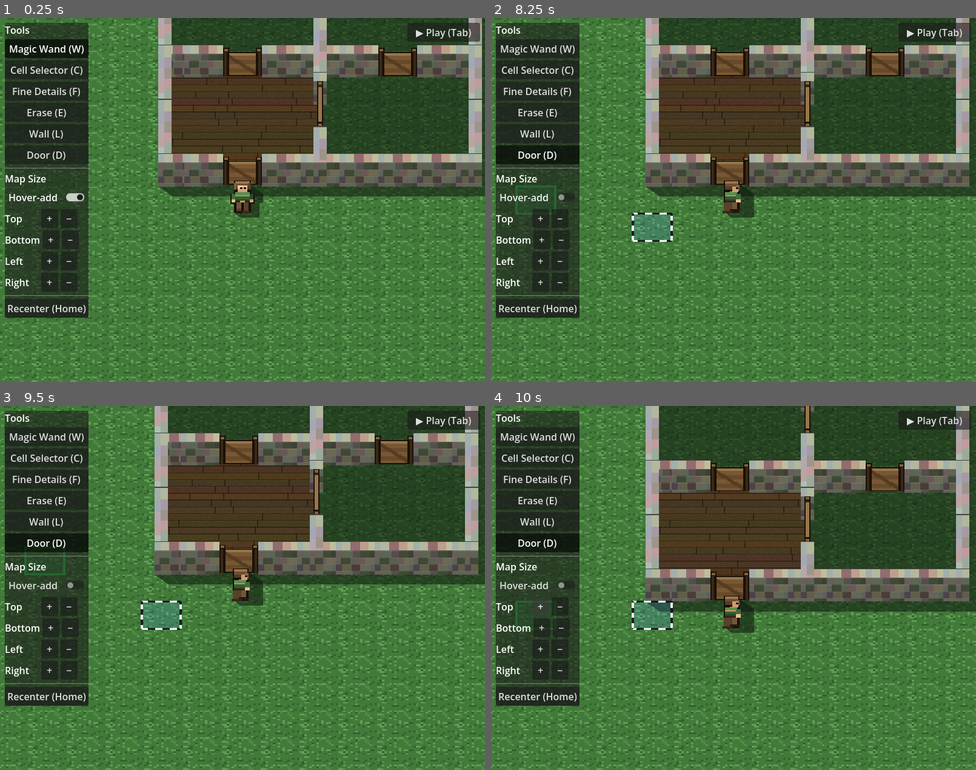
Above: before the commit, frames 1-4 (two rows, left to right).
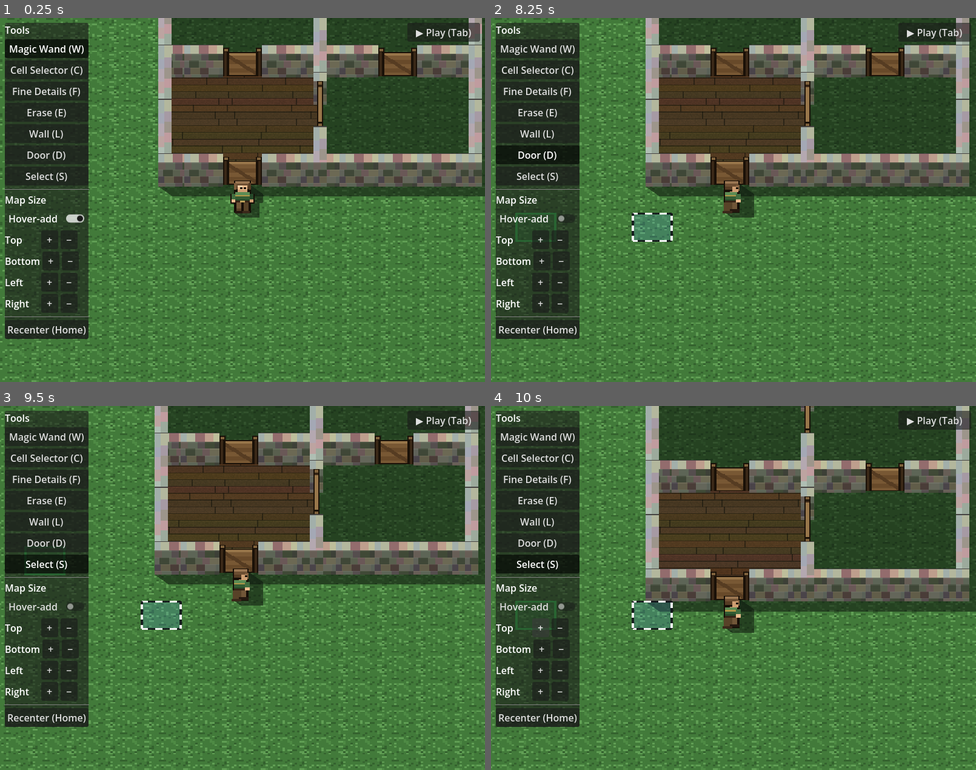
Above: after the commit, the same moments.

Repository: Malcolm-Malloy/grid-quest
Game: Godot game, scene res://main.tscn
The game is run twice, just before and just after one commit, with the same random seed, the same clock (stepped at 60 frames per second) and the same inputs.
Inputs (mouse positions are in pixels of both pictures, inside the frame that each line leads up to):
- Up to frame 1 (0.25 s): no input
- Up to frame 2 (8.25 s): click "▶ Play (Tab)" at 0.5 s; click "■ Edit (Tab)" at 1.25 s; click "▶ Play (Tab)" at 2 s; tap Enter at 2.75 s; move the mouse to (840, 181) at 2.77 s; hold Right (ui_right) 2.78-3.5 s; tap R at 2.85 s; click (840, 181) at 2.92 s; drag from (636, 218) to (709, 272) at 3.52 s; click "Magic Wand (W)" at 4.25 s; click "Cell Selector (C)" at 5 s; click "Fine Details (F)" at 5.75 s; click "Wall (L)" at 6.5 s; click "Door (D)" at 7.25 s; click "Hover-add" at 8 s
- Up to frame 3 (9.5 s): click (48, 562) at 8.75 s, where only the run after the commit has a clickable "Select (S)"
- Up to frame 4 (10 s): click "+" at 9.5 s

The runs differ from the first frame. In frame 1, 2.4% of the frame differs, in the area x 0-19%, y 40-89%; in frame 2, 2.5%; in frame 3, 2.9%; in frame 4, 2.9%, in the area x 0-19%, y 36-89%.

Commit message:
Properties inspector + Select (S) tool for doors and walls
Layer 2 of door authoring: a right-side inspector that edits the selected
object's authored settings live, on the Play/Edit + authored-state foundation.

- ui/inspector.gd: right-docked panel (own CanvasLayer, EDIT-only, shown only
  with a selection). Door -> orientation flip (structural, rebuilds via MapIO),
  open-by-default + swing toggles (live via obstacles). Wall -> colour swatches.
  Holds the selected CELL, so a rebuild can't strand a freed node. Each edit is
  one undo entry.
- floor_manager.gd: Mode.SELECT + _select_at loads a door/wall into the
  inspector (green cell hover, no map edit).
- tool_strip.gd: Select (S) button.
- main.tscn: Inspector CanvasLayer.
- dev/capture.gd: GQ_SELECT hook to drive the inspector headlessly.

Verified: selecting a door shows orientation/open/swing reflecting current
state (open toggle ON for an authored-open door); selecting a wall shows the
colour palette with the current colour disabled.

Co-Authored-By: Claude Opus 4.8 <noreply@anthropic.com>

Diff:
--- a/dev/capture.gd
+++ b/dev/capture.gd
@@ -167,6 +167,17 @@
 					obsd.set_door_open(dc, f[2] == "1")
 					obsd.set_door_swing(dc, f[3] == "1")
 
+	# GQ_SELECT="x,y" drives the Select tool at a cell so the properties inspector shows that object
+	# (door or wall), for verifying the inspector headlessly (the tool strip can't be clicked here).
+	var sel := OS.get_environment("GQ_SELECT")
+	if sel != "":
+		var sp := sel.split(",")
+		if sp.size() == 2:
+			var fmsel := main.get_node_or_null("World/FloorManager")
+			if fmsel:
+				fmsel.set_mode(6) # Mode.SELECT
+				fmsel._select_at(Vector2(int(sp[0]) * 32 + 16, int(sp[1]) * 32 + 16))
+
 	# GQ_SAVE="name" writes the current level to user://maps/name.json (after the setup above)
 	var save_name := OS.get_environment("GQ_SAVE")
 	if save_name != "":
--- a/floors/floor_manager.gd
+++ b/floors/floor_manager.gd
@@ -45,9 +45,10 @@
 #           back to indoors (the inverse of ERASE opening a room), free via the MapIO rebuild.
 #   DOOR  - add a door on the clicked cell (a wall there becomes a doorway). Orientation auto-follows
 #           the wall run it bridges; R flips the default used when placing in open space.
+#   SELECT- click a door or wall to load it into the properties inspector (no map edit itself).
 # Cell/Fine/Erase paint directly on click/drag; Wand builds a selection the menu then fills. See
 # ROADMAP "Authoring surface" (mode rename), "Applying edits to a selection" and "Wall editing".
-enum Mode { WAND, CELL, FINE, ERASE, WALL, DOOR }
+enum Mode { WAND, CELL, FINE, ERASE, WALL, DOOR, SELECT }
 
 var textures := {
 	"wood": preload("res://floors/wood_floor.png"),
@@ -199,6 +200,12 @@
 				if _in_bounds(Vector2i(floori(local.x / CELL), floori(local.y / CELL))):
 					_wand_click(local)
 					get_viewport().set_input_as_handled()
+			return
+		if _mode == Mode.SELECT:
+			# selecting an object never edits the map; it loads the inspector. No drag.
+			if event.pressed:
+				_select_at(get_local_mouse_position())
+				get_viewport().set_input_as_handled()
 			return
 		if _mode == Mode.DOOR:
 			# one click = one door = one undo entry (no drag: a dragged door line is rarely wanted)
@@ -455,8 +462,8 @@
 	if _mode == Mode.WAND:
 		_update_whole_hover(cell)
 		return
-	# Wall / Door placement: a green cell cursor marks where the structure will land
-	if _mode == Mode.WALL or _mode == Mode.DOOR:
+	# Wall / Door placement and Select: a green cell cursor marks the target cell
+	if _mode == Mode.WALL or _mode == Mode.DOOR or _mode == Mode.SELECT:
 		_update_structure_placement_hover(cell)
 		return
 	# after a wall colour is picked, outline the single wall under the cursor
@@ -632,6 +639,21 @@
 	_reapply_map()
 	EditHistory.commit("door")
 
+# Select tool: load the door or wall on the clicked cell into the properties inspector (a door wins
+# if somehow both are present, matching the topmost-structure model). An empty cell clears it.
+func _select_at(local: Vector2) -> void:
+	var cell := Vector2i(floori(local.x / CELL), floori(local.y / CELL))
+	var inspector = get_tree().get_first_node_in_group("inspector")
+	if inspector == null:
+		return
+	var obs = get_node_or_null("../Obstacles")
+	if obs != null and not obs.door_at(cell).is_empty():
+		inspector.inspect_door(cell)
+	elif obs != null and obs.is_blocked(cell):
+		inspector.inspect_wall(cell)
+	else:
+		inspector.clear()
+
 # rebuild the level after a structure was added, through the same MapIO path erase/resize/load use,
 # so lighting, floors and shadows recompute together (a newly enclosed room turns indoors). Undo is
 # committed by the caller (per-gesture for walls, per-click for doors), not here.
--- a/main.tscn
+++ b/main.tscn
@@ -13,6 +13,7 @@
 [ext_resource type="Script" path="res://ui/tool_strip.gd" id="11"]
 [ext_resource type="Script" path="res://world/map_size_tool.gd" id="12"]
 [ext_resource type="Script" path="res://ui/mode_toggle.gd" id="13"]
+[ext_resource type="Script" path="res://ui/inspector.gd" id="14"]
 
 [node name="Main" type="Node2D"]
 
@@ -63,3 +64,6 @@
 
 [node name="ModeToggle" type="CanvasLayer" parent="."]
 script = ExtResource("13")
+
+[node name="Inspector" type="CanvasLayer" parent="."]
+script = ExtResource("14")
--- /dev/null
+++ b/ui/inspector.gd
@@ -0,0 +1,139 @@
+extends CanvasLayer
+
+# The properties inspector: a right-side panel that shows the selected object's authored settings and
+# edits them live. Populated by the Select tool (FloorManager Mode.SELECT) via inspect_door /
+# inspect_wall; clear() empties it. It holds the selected CELL (not a node), so a structural rebuild
+# (e.g. flipping a door's orientation) can't leave it pointing at a freed node: it just re-reads.
+#
+# Editor-only chrome: hidden in PLAY and whenever nothing is selected. Each edit commits one undo
+# entry. Doors expose the new authored open/swing/orientation; walls expose colour (the same palette
+# as the right-click menu). More object types (spawns, objects) slot in as the roster grows.
+
+# wall colour palette, mirrored from floor_manager.WALL_COLORS (kept in sync by hand; small list)
+const WALL_COLORS := [
+	["Natural", Color.WHITE], ["Red", Color(0.85, 0.3, 0.28)], ["Green", Color(0.42, 0.72, 0.42)],
+	["Blue", Color(0.4, 0.55, 0.85)], ["Yellow", Color(0.9, 0.82, 0.35)],
+	["Orange", Color(0.9, 0.58, 0.3)], ["Purple", Color(0.66, 0.45, 0.8)],
+]
+
+var _kind := ""            # "", "door" or "wall"
+var _cell := Vector2i.ZERO
+var _panel: PanelContainer
+var _box: VBoxContainer
+
+func _ready() -> void:
+	layer = 9 # below the mode toggle (10), above the world
+	add_to_group("inspector") # so FloorManager's Select tool can find us
+	_panel = PanelContainer.new()
+	_panel.set_anchors_preset(Control.PRESET_TOP_RIGHT)
+	_panel.offset_right = -8
+	_panel.offset_top = 44 # clear the Play/Edit button above
+	_panel.offset_left = -212
+	add_child(_panel)
+	_box = VBoxContainer.new()
+	_box.add_theme_constant_override("separation", 4)
+	_panel.add_child(_box)
+	EditorMode.changed.connect(func(_m): _refresh_visibility())
+	clear()
+
+# --- selection entry points (called by the Select tool) ---
+
+func inspect_door(cell: Vector2i) -> void:
+	_kind = "door"
+	_cell = cell
+	_rebuild()
+
+func inspect_wall(cell: Vector2i) -> void:
+	_kind = "wall"
+	_cell = cell
+	_rebuild()
+
+func clear() -> void:
+	_kind = ""
+	_rebuild()
+
+# --- panel construction ---
+
+func _obs():
+	return get_tree().get_first_node_in_group("obstacles")
+
+func _refresh_visibility() -> void:
+	# shown only in EDIT and only with a live selection
+	_panel.visible = EditorMode.is_edit() and _kind != ""
+
+func _rebuild() -> void:
+	for c in _box.get_children():
+		c.queue_free()
+	if _kind == "door":
+		_build_door()
+	elif _kind == "wall":
+		_build_wall()
+	_refresh_visibility()
+
+func _title(text: String) -> void:
+	var l := Label.new()
+	l.text = text
+	_box.add_child(l)
+
+func _build_door() -> void:
+	var obs = _obs()
+	var d: Dictionary = obs.door_at(_cell) if obs else {}
+	if d.is_empty():
+		clear()
+		return
+	_title("Door  (%d, %d)" % [_cell.x, _cell.y])
+
+	# orientation flip (structural: rebuild through MapIO so the gate respawns)
+	var orient: String = d["orientation"]
+	var ob := Button.new()
+	ob.text = "Orientation: %s" % orient.capitalize()
+	ob.pressed.connect(func():
+		var flipped := "vertical" if orient == "horizontal" else "horizontal"
+		obs.set_door_orientation(_cell, flipped)
+		MapIO.apply_serialized(MapIO.serialize(), true)
+		EditHistory.commit("door orientation")
+		inspect_door(_cell)) # re-read the rebuilt door
+	_box.add_child(ob)
+
+	# open default
+	var open_btn := CheckButton.new()
+	open_btn.text = "Open by default"
+	open_btn.button_pressed = bool(d.get("open", false))
+	open_btn.toggled.connect(func(on):
+		obs.set_door_open(_cell, on)
+		EditHistory.commit("door open"))
+	_box.add_child(open_btn)
+
+	# swing side (only visibly affects an open door)
+	var swing_btn := CheckButton.new()
+	swing_btn.text = "Swing (alt side)"
+	swing_btn.button_pressed = bool(d.get("swing", false))
+	swing_btn.toggled.connect(func(on):
+		obs.set_door_swing(_cell, on)
+		EditHistory.commit("door swing"))
+	_box.add_child(swing_btn)
+
+func _build_wall() -> void:
+	var obs = _obs()
+	if obs == null or not obs.is_blocked(_cell):
+		clear()
+		return
+	_title("Wall  (%d, %d)" % [_cell.x, _cell.y])
+	var current: Color = obs.get_wall_color(_cell)
+	var row := HBoxContainer.new()
+	row.add_theme_constant_override("separation", 2)
+	for entry in WALL_COLORS:
+		var name: String = entry[0]
+		var col: Color = entry[1]
+		var b := Button.new()
+		b.text = name.substr(0, 1) # compact swatch label; tooltip carries the full name
+		b.tooltip_text = name
+		b.custom_minimum_size = Vector2(22, 0)
+		if col.is_equal_approx(current):
+			b.disabled = true # already the current colour
+		b.pressed.connect(func():
+			obs.set_wall_color(_cell, col)
+			EditHistory.commit("wall colour")
+			inspect_wall(_cell)) # refresh which swatch is current
+		row.add_child(b)
+	_box.add_child(row)
--- a/ui/tool_strip.gd
+++ b/ui/tool_strip.gd
@@ -12,7 +12,7 @@
 # order MUST match that enum since set_mode receives the raw index. The strip owns mode selection now
 # (it moved off the right-click popup); each has a single-key shortcut. F is Fine Details, so camera
 # recenter dropped F and keeps Home (see camera_follow.gd).
-enum { M_WAND, M_CELL, M_FINE, M_ERASE, M_WALL, M_DOOR }
+enum { M_WAND, M_CELL, M_FINE, M_ERASE, M_WALL, M_DOOR, M_SELECT }
 const MODES := [
 	["Magic Wand (W)", M_WAND, KEY_W],
 	["Cell Selector (C)", M_CELL, KEY_C],
@@ -20,6 +20,7 @@
 	["Erase (E)", M_ERASE, KEY_E],
 	["Wall (L)", M_WALL, KEY_L],
 	["Door (D)", M_DOOR, KEY_D],
+	["Select (S)", M_SELECT, KEY_S],
 ]
 var _mode_buttons := {} # mode int -> Button, so a keyboard shortcut can light the right radio
 
Not shown: 1 places in main.tscn that only renumber resources
